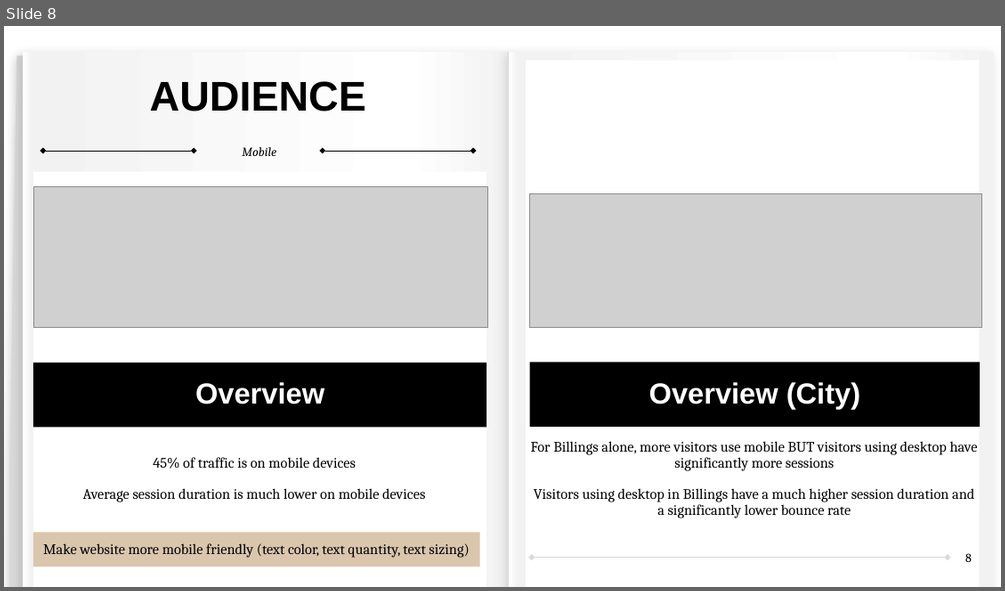
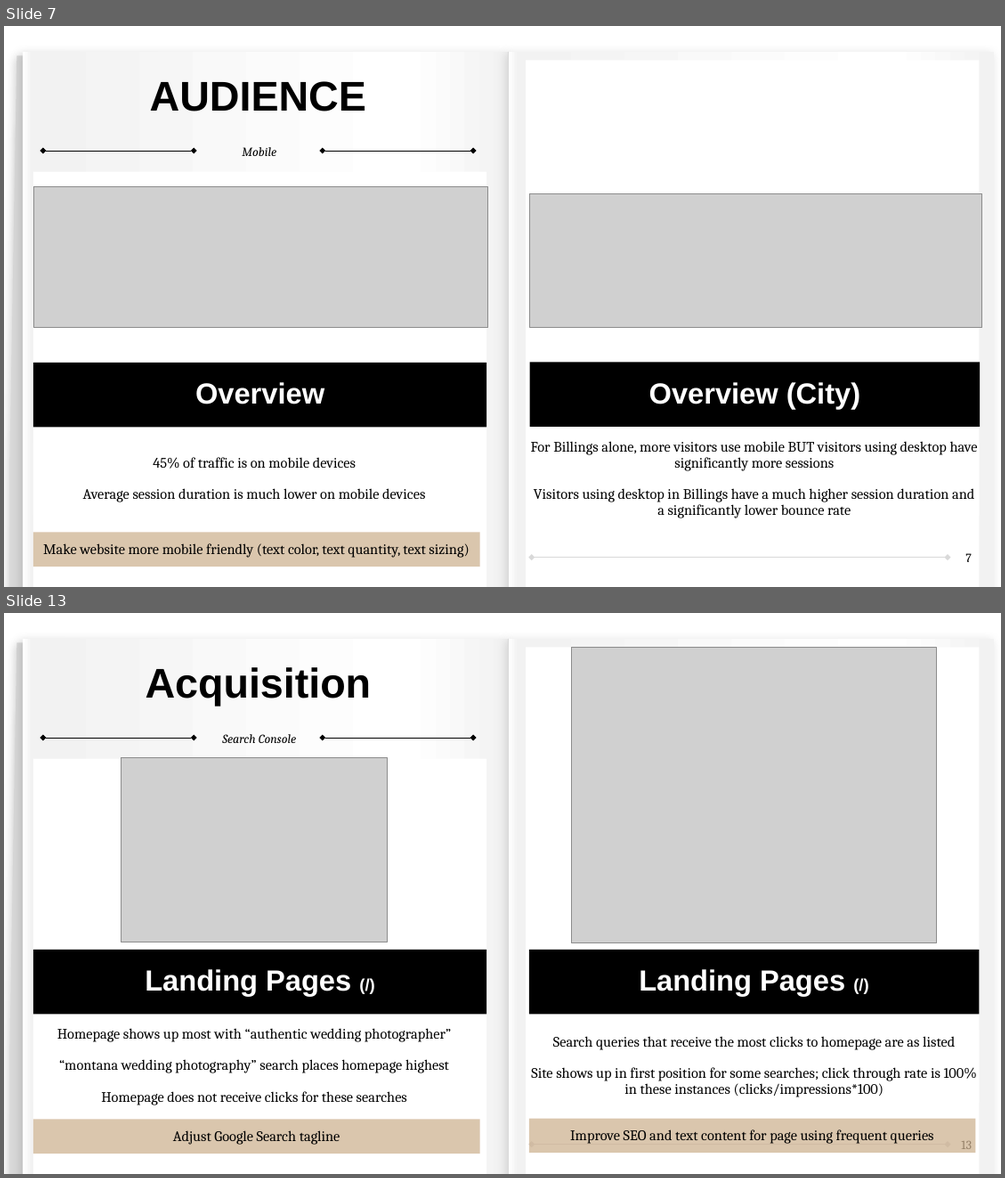
Before and after one commit to sibineejokela/Google_Analytics, a slide deck: Google_Analytics_ZJPhotography.pptx. Shown one above the other, each under a label of ours: slide 8 before the commit, slides 7 and 13 after it; the slides between them are not shown. The pictures are 1005x591 and 1005x1178 pixels, drawn with LibreOffice and Linux fonts; fonts in the diff are those of the drawing; grey boxes stand for pictures. Boxes give left, top, right and bottom in pixels: in the first picture for what was removed or moved away, otherwise in the second. Text is boxed around its words. In the diff, an @@ line names an element or a change of style, - is before the commit and + after.

Commit message:
added first draft details for acquisition

```diff
--- a/Google_Analytics_ZJPhotography.pptx
+++ b/Google_Analytics_ZJPhotography.pptx
@@ slide 13 added at [4,613,1001,1174], background #FFFFFF; not listed: 10 template elements that a slide beside it also shows @@
@@ freeform shape added at [8,643,614,1174], fill #D9D9D9 @@
@@ picture added at [572,647,936,943] @@
@@ text added at [146,667,372,706], 40 pt, text #000000, bold @@
+Acquisition
@@ text added at [222,734,296,743], 12 pt, text #000000, italic @@
+Search Console
@@ picture added at [121,757,388,941] @@
@@ text added at [33,949,486,1013], fill #000000, 28 pt, text #FFFFFF, bold @@
+Landing Pages (/)
@@ text added at [529,949,979,1013], fill #000000, 28 pt, text #FFFFFF, bold @@
+Landing Pages (/)
@@ text added at [33,1030,475,1102], fill #FFFFFF, 14 pt, text #000000 @@
+Homepage shows up most with “authentic wedding photographer”
+“montana wedding photography” search places homepage highest
+Homepage does not receive clicks for these searches
@@ text added at [531,1036,977,1097], 14 pt, text #000000 @@
+Search queries that receive the most clicks to homepage are as listed
+Site shows up in first position for some searches; click through rate is 100% in these instances (clicks/impressions*100)
@@ text added at [33,1119,479,1153], fill #CDB18F at 73% opacity, 14 pt, text #000000 @@
+Adjust Google Search tagline
@@ text added at [529,1119,975,1153], fill #CDB18F at 73% opacity, 14 pt, text #000000 @@
+Improve SEO and text content for page using frequent queries
@@ page number added at [961,1141,971,1149], 12 pt, text #000000 @@
+13
@@ what was slide 8 is now slide 7 @@
@@ page number at [965,553,971,562]: text changed @@
-8
+7
```
Also in this commit, not shown: 2 slides changed, 9 other slides added, 1 slide removed, 25 other files.
